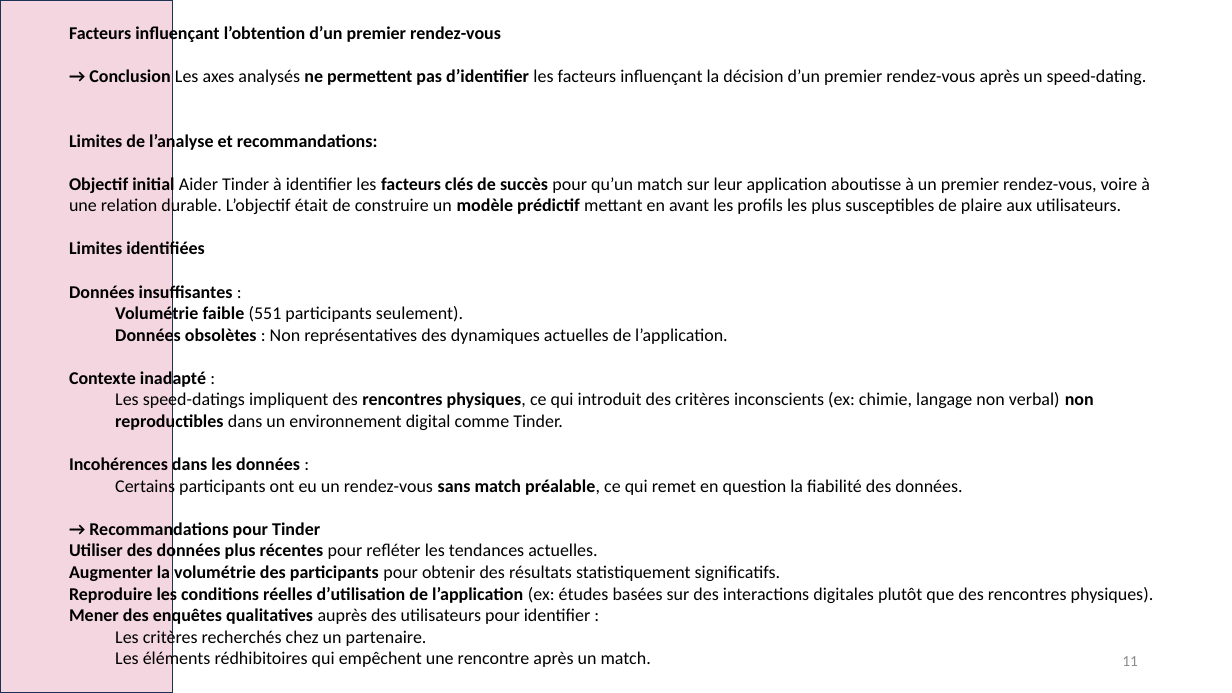
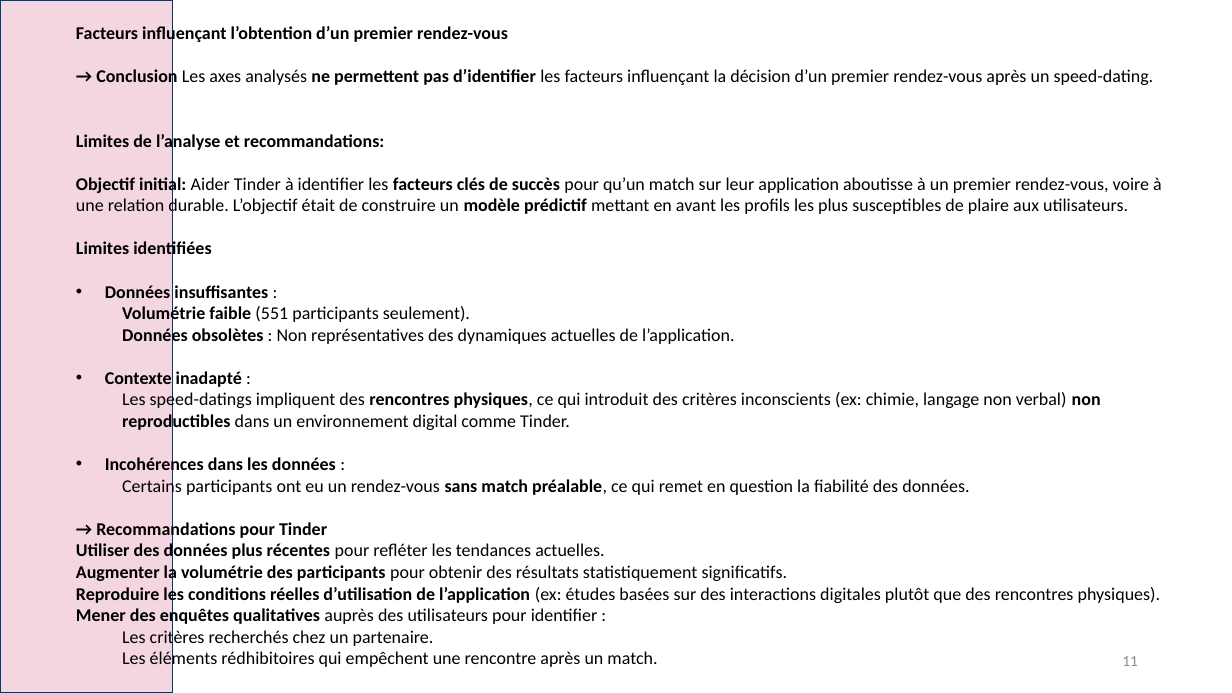
Before and after one commit to laura-lucchini/projet_speed_dating_bloc2_RNCP, a slide deck: slide 11 of speed_dating.pptx. Drawn at 1232x693 pixels with LibreOffice and Linux fonts; fonts in the diff are those of the drawing. Boxes give left, top, right and bottom in pixels: in the first picture for what was removed or moved away, otherwise in the second. Text is boxed around its words. In the diff, an @@ line names an element or a change of style, - is before the commit and + after.

Commit message:
MAJ du notebook et du support pour simplification des visualisations

```diff
--- a/speed_dating.pptx
+++ b/speed_dating.pptx
@@ text "Facteurs influençant l’obtention d’un premier ...": place and size @@
-text "Facteurs influençant l’obtention d’un premier ..." at <box>69,24,1154,670</box>
+text "Facteurs influençant l’obtention d’un premier ..." at <box>76,24,1162,670</box>
@@ text at <box>76,175,1162,217</box>: text changed @@
-Objectif initial Aider Tinder à identifier les facteurs clés de succès pour qu’un match sur leur application aboutisse à un premier rendez-vous, voire à une relation durable. L’objectif était de construire un modèle prédictif mettant en avant les profils les plus susceptibles de plaire aux utilisateurs.
+Objectif initial: Aider Tinder à identifier les facteurs clés de succès pour qu’un match sur leur application aboutisse à un premier rendez-vous, voire à une relation durable. L’objectif était de construire un modèle prédictif mettant en avant les profils les plus susceptibles de plaire aux utilisateurs.
@@ text at <box>105,285,336,476</box>: bullet none to • @@
```
Also in this commit, not shown: 9 other slides changed, 1 other file.
